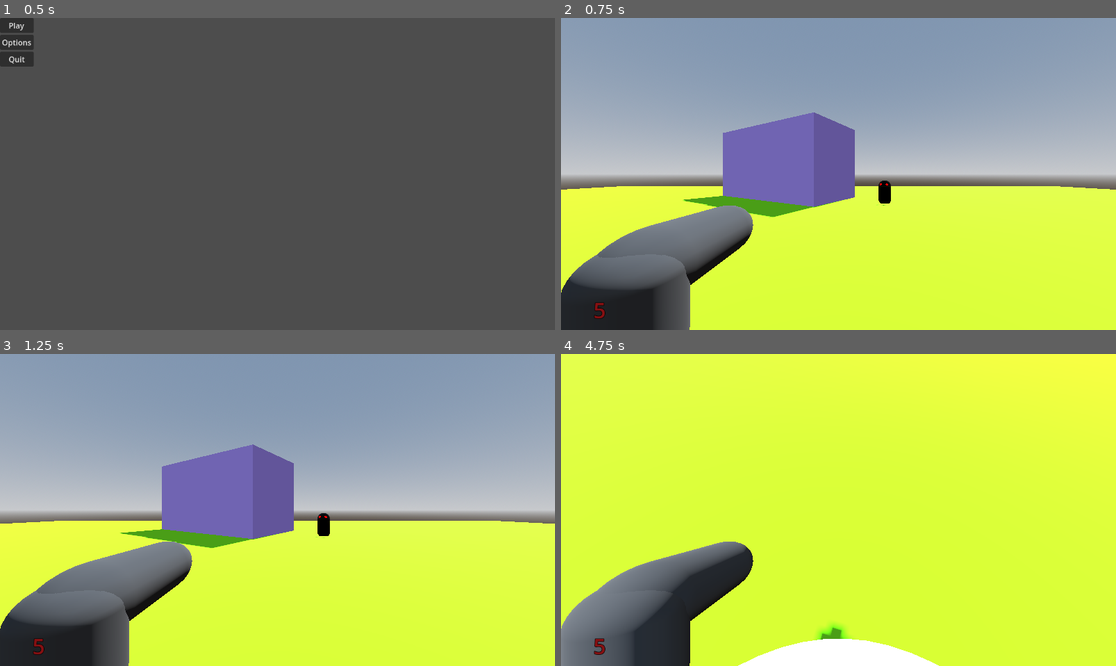
Above: before the commit, frames 1-4 (two rows, left to right).
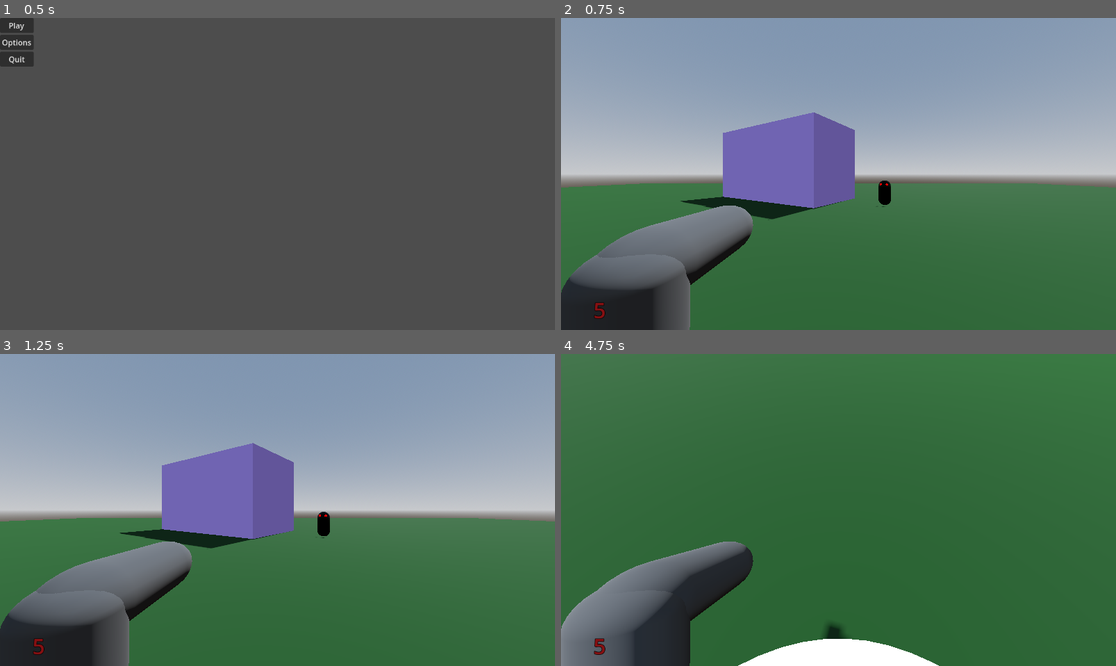
Above: after the commit, the same moments.

Repository: covmoore/potions_and_arsenals
Game: Godot game, scene res://scenes/MainMenu.tscn
Same seed, same stepped clock (60 frames per second), same inputs: the game is played once before the commit and once after it.
Inputs (mouse positions are in pixels of both pictures, inside the frame that each line leads up to):
- Up to frame 1 (0.5 s): no input
- Up to frame 2 (0.75 s): click "Play" at 0.5 s
- Up to frame 3 (1.25 s): no input
- Up to frame 4 (4.75 s): tap Enter at 1.25, 3.5 s; move the mouse to (866, 510) at 1.27 s; hold W (move_forward) 1.28-2.78 s; click (866, 510) at 1.35 s; tap Space (jump) at 1.52, 2.27, 2.75, 3.77, 4.52 s; move the mouse to (810, 510) at 2.02 s; tap V at 2.1, 3.6 s; move the mouse to (777, 447) at 2.77 s; hold D (move_right) 2.78-3.53 s; click (777, 447) at 2.85 s; move the mouse to (816, 447) at 3.52 s; hold W (move_forward) from 3.53 s (still down); click (816, 447) at 3.67 s; move the mouse to (877, 513) at 4.27 s; click (877, 513) at 4.35 s

Frame 1 is identical in both runs. In frame 2, 37% of the frame differs, in the area x 0-100%, y 53-100%; in frame 3, 37%; in frame 4, 89%, in the area x 0-100%, y 0-100%.

Commit message:
enemies dropping items

Diff:
--- /dev/null
+++ b/Alchemy/AlchemyItem.gd
@@ -0,0 +1,26 @@
+extends Area3D
+
+#simulate gravity
+@export var gravity_strength = -1080
+var velocity = Vector3.ZERO
+var is_on_ground = false
+
+func _ready():
+	velocity = Vector3.ZERO
+
+
+func _physics_process(delta):
+	if not is_on_ground:
+		 # Apply gravity to the velocity
+		velocity.y += gravity_strength * delta
+
+		# Update the position of the Area3D
+		translate(velocity * delta)
+	velocity.y = 0
+
+func _on_body_entered(body):
+	if body is CharacterBody3D or body is RigidBody3D:
+		print("Collision detected with: ", body.name)
+	else:
+		if body.name == "Ground":
+			is_on_ground = true
--- a/Alchemy/alchemy_item.gd
+++ /dev/null
@@ -1,11 +0,0 @@
-extends StaticBody3D
-
-
-# Called when the node enters the scene tree for the first time.
-func _ready():
-	pass # Replace with function body.
-
-
-# Called every frame. 'delta' is the elapsed time since the previous frame.
-func _process(delta):
-	pass
--- a/model_scenes/enemy.gd
+++ b/model_scenes/enemy.gd
@@ -8,6 +8,7 @@
 
 var player = null
 @export var player_path : NodePath
+@export var alchemy_item_path = "res://scenes/alchemy_item.tscn"
 
 @onready var nav_agent = $NavigationAgent3D
 @onready var collider = $CollisionShape3D
@@ -36,4 +37,9 @@
 func hit(dmg):
 	health -= dmg
 	if(health <= 0):
+		var alchemy_item_scene = load(alchemy_item_path)
+		if alchemy_item_scene:
+			var item_instance = alchemy_item_scene.instantiate()
+			item_instance.global_transform.origin = global_transform.origin
+			get_parent().add_child(item_instance)
 		queue_free()
--- a/scenes/Level1.tscn
+++ b/scenes/Level1.tscn
@@ -8,8 +8,6 @@
 [ext_resource type="Script" path="res://UI/Inventory.gd" id="6_7giy0"]
 [ext_resource type="PackedScene" uid="uid://c5cfety2533lh" path="res://scenes/slot.tscn" id="6_8582x"]
 [ext_resource type="Script" path="res://UI/slot.gd" id="8_jhcfk"]
-[ext_resource type="PackedScene" uid="uid://imaoxsuun17a" path="res://scenes/alchemy_item.tscn" id="9_qbhlk"]
-[ext_resource type="Script" path="res://Alchemy/alchemy_item.gd" id="10_11r1r"]
 
 [sub_resource type="ProceduralSkyMaterial" id="ProceduralSkyMaterial_f6la6"]
 sky_horizon_color = Color(0.64625, 0.65575, 0.67075, 1)
@@ -39,8 +37,12 @@
 cell_size = 0.1
 cell_height = 0.1
 
-[sub_resource type="StandardMaterial3D" id="StandardMaterial3D_6mppw"]
-albedo_color = Color(0.454986, 0.809785, 0, 1)
+[sub_resource type="WorldBoundaryShape3D" id="WorldBoundaryShape3D_ws6ef"]
+
+[sub_resource type="PlaneMesh" id="PlaneMesh_7paom"]
+
+[sub_resource type="StandardMaterial3D" id="StandardMaterial3D_11jc8"]
+albedo_color = Color(0, 0.188235, 0, 1)
 
 [sub_resource type="StandardMaterial3D" id="StandardMaterial3D_2ta2s"]
 
@@ -102,10 +104,16 @@
 [node name="NavigationRegion3D" type="NavigationRegion3D" parent="Map"]
 navigation_mesh = SubResource("NavigationMesh_hr1lv")
 
-[node name="CSGBox3D" type="CSGBox3D" parent="Map/NavigationRegion3D"]
-transform = Transform3D(83.2971, 0, 0, 0, 0.2, 0, 0, 0, 70.522, 0, 0, 0)
-use_collision = true
-material = SubResource("StandardMaterial3D_6mppw")
+[node name="Ground" type="StaticBody3D" parent="Map/NavigationRegion3D"]
+
+[node name="CollisionShape3D" type="CollisionShape3D" parent="Map/NavigationRegion3D/Ground"]
+transform = Transform3D(5, 0, 0, 0, 5, 0, 0, 0, 5, 0, 0, 0)
+shape = SubResource("WorldBoundaryShape3D_ws6ef")
+
+[node name="MeshInstance3D" type="MeshInstance3D" parent="Map/NavigationRegion3D/Ground"]
+transform = Transform3D(50, 0, 0, 0, 1, 0, 0, 0, 50, 0, 0, 0)
+mesh = SubResource("PlaneMesh_7paom")
+surface_material_override/0 = SubResource("StandardMaterial3D_11jc8")
 
 [node name="Player" type="CharacterBody3D" parent="." groups=["player"]]
 transform = Transform3D(1, 0, 0, 0, 1, 0, 0, 0, 1, 0, 1.5, 0)
@@ -292,9 +300,6 @@
 [node name="Slot16" parent="PlayerUI/CanvasLayer/Inventory" instance=ExtResource("6_8582x")]
 layout_mode = 2
 script = ExtResource("8_jhcfk")
-
-[node name="AlchemyItem" parent="." instance=ExtResource("9_qbhlk")]
-script = ExtResource("10_11r1r")
 
 [connection signal="player_died" from="Player" to="PlayerUI" method="_on_player_player_died"]
 [connection signal="player_hit" from="Player" to="PlayerUI" method="_on_player_player_hit"]
@@ -314,5 +319,3 @@
 [connection signal="gui_input" from="PlayerUI/CanvasLayer/Inventory/Slot14" to="PlayerUI/CanvasLayer/Inventory/Slot14" method="_on_gui_input"]
 [connection signal="gui_input" from="PlayerUI/CanvasLayer/Inventory/Slot15" to="PlayerUI/CanvasLayer/Inventory/Slot15" method="_on_gui_input"]
 [connection signal="gui_input" from="PlayerUI/CanvasLayer/Inventory/Slot16" to="PlayerUI/CanvasLayer/Inventory/Slot16" method="_on_gui_input"]
-
-[editable path="AlchemyItem"]
--- a/scenes/alchemy_item.tscn
+++ b/scenes/alchemy_item.tscn
@@ -1,18 +1,26 @@
-[gd_scene load_steps=4 format=3 uid="uid://imaoxsuun17a"]
+[gd_scene load_steps=6 format=3 uid="uid://imaoxsuun17a"]
+
+[ext_resource type="Script" path="res://Alchemy/AlchemyItem.gd" id="1_mp640"]
 
 [sub_resource type="SphereShape3D" id="SphereShape3D_dm4ml"]
 
-[sub_resource type="SphereMesh" id="SphereMesh_7we81"]
+[sub_resource type="SphereMesh" id="SphereMesh_ii2mp"]
 
-[sub_resource type="StandardMaterial3D" id="StandardMaterial3D_u01k8"]
-albedo_color = Color(0, 1, 1, 1)
+[sub_resource type="Skin" id="Skin_lofki"]
 
-[node name="AlchemyItem" type="StaticBody3D"]
-transform = Transform3D(0.5, 0, 0, 0, 0.5, 0, 0, 0, 0.5, -5.54952, 0.670546, 0)
+[sub_resource type="StandardMaterial3D" id="StandardMaterial3D_45bp8"]
+albedo_color = Color(0, 0.415686, 1, 1)
+
+[node name="AlchemyItem" type="Area3D"]
+transform = Transform3D(0.25, 0, 0, 0, 0.25, 0, 0, 0, 0.25, 0, 0, 0)
+script = ExtResource("1_mp640")
 
 [node name="CollisionShape3D" type="CollisionShape3D" parent="."]
 shape = SubResource("SphereShape3D_dm4ml")
 
 [node name="MeshInstance3D" type="MeshInstance3D" parent="."]
-mesh = SubResource("SphereMesh_7we81")
-surface_material_override/0 = SubResource("StandardMaterial3D_u01k8")
+mesh = SubResource("SphereMesh_ii2mp")
+skin = SubResource("Skin_lofki")
+surface_material_override/0 = SubResource("StandardMaterial3D_45bp8")
+
+[connection signal="body_entered" from="." to="." method="_on_body_entered"]
